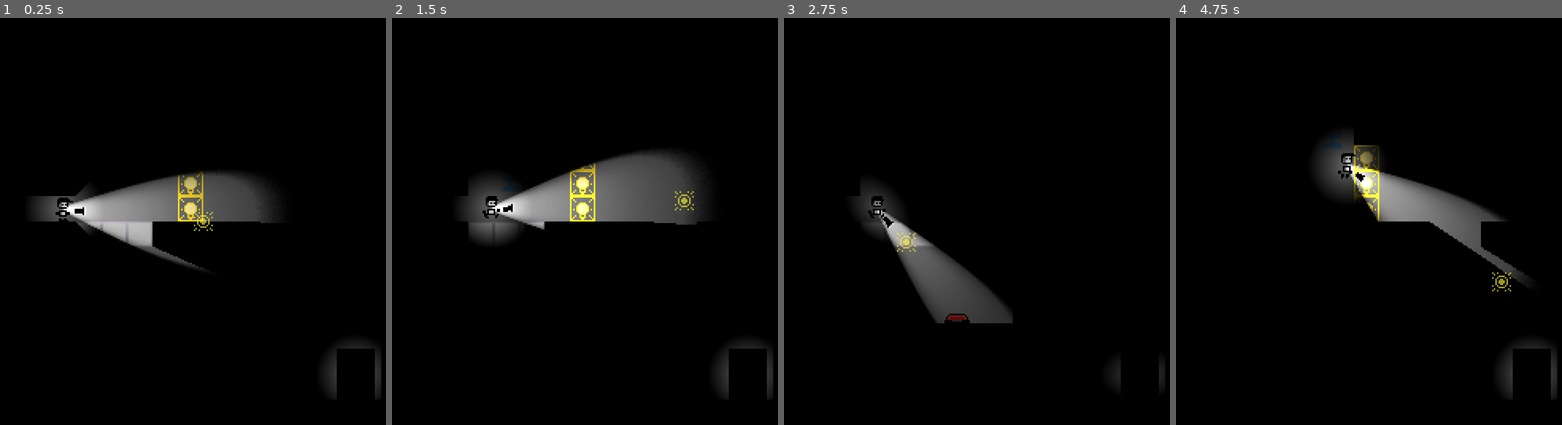
Above: before the commit, frames 1-4 (left to right).
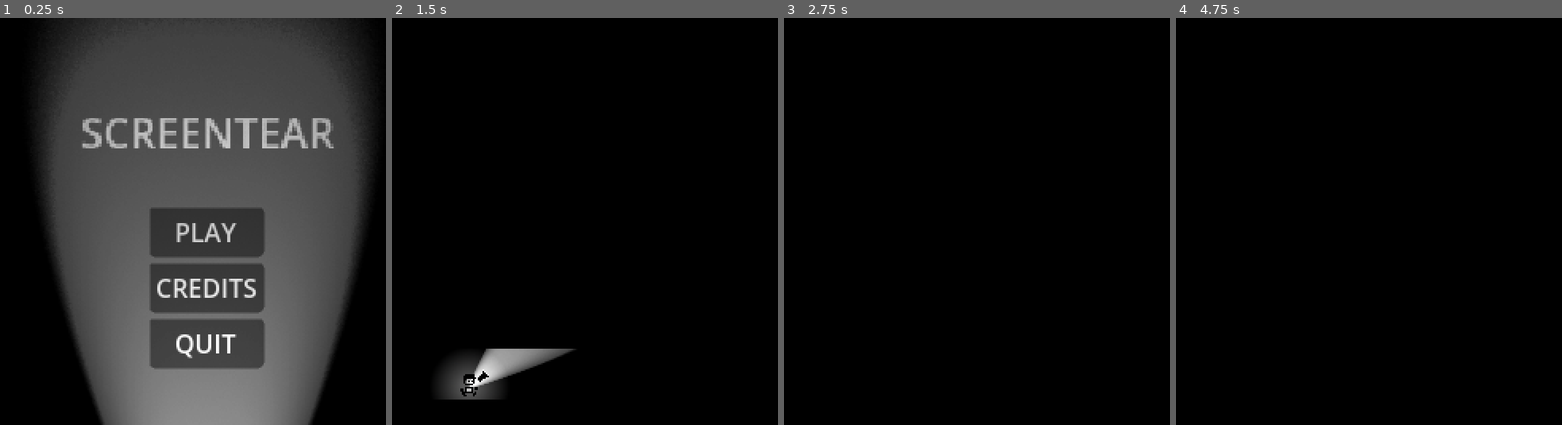
Above: after the commit, the same moments.

Repository: DylanPerry2098/ScreenTear
Game: Godot game, scene res://scenes/levels/main_menu.tscn
Same seed, same stepped clock (60 frames per second), same inputs: the game is played once before the commit and once after it. Before the commit the project starts from res://scenes/levels/test_room.tscn.
Inputs (mouse positions are in pixels of both pictures, inside the frame that each line leads up to):
- Up to frame 1 (0.25 s): no input
- Up to frame 2 (1.5 s): click (596, 233) at 0.5 s, where only the run after the commit has a clickable "PLAY"; tap Enter at 1.25 s; move the mouse to (685, 201) at 1.27 s; hold D (move_right) from 1.28 s (still down); tap E (interact) at 1.35 s
- Up to frame 3 (2.75 s): keep holding D (move_right); tap Space (jump) at 1.52, 2.27 s; move the mouse to (907, 241) at 2.02 s; tap F (turn_off_flashlight) at 2.1 s
- Up to frame 4 (4.75 s): move the mouse to (1419, 131) at 2.77 s; release D (move_right) at 2.78 s; hold A (move_left) 2.78-3.53 s; tap E (interact) at 2.85, 4.35 s; move the mouse to (1357, 302) at 3.52 s; hold D (move_right) from 3.53 s (still down); tap F (turn_off_flashlight) at 3.6 s; tap Space (jump) at 3.77, 4.52 s; move the mouse to (1500, 282) at 4.27 s

The runs differ from the first frame. In frame 1, 74% of the frame differs, in the area x 8-99%, y 0-100%; in frame 2, 11%; in frame 3, 4.6%; in frame 4, 5.8%.
Error after the commit: Invalid access to property or key 'scene_file_path' on a base object of type 'previously freed'. (res://scripts/scene_managment/scene_manager.gd:81)

Commit message:
Change Main Scene To Main Menu Scene

Diff:
--- a/project.godot
+++ b/project.godot
@@ -11,7 +11,7 @@
 [application]
 
 config/name="Screentear"
-run/main_scene="uid://0tkgly1g3kah"
+run/main_scene="uid://c7hr2mcf3b6d6"
 config/features=PackedStringArray("4.7", "Forward Plus")
 config/icon="res://assets/icon.svg"
 
